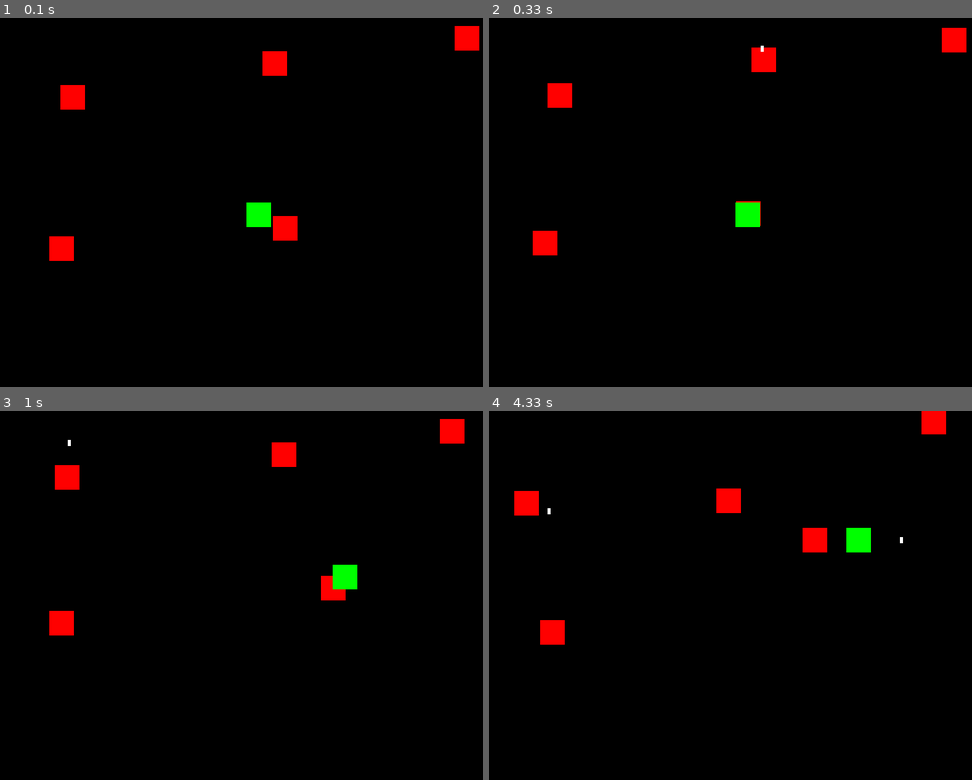
Above: before the commit, frames 1-4 (two rows, left to right).
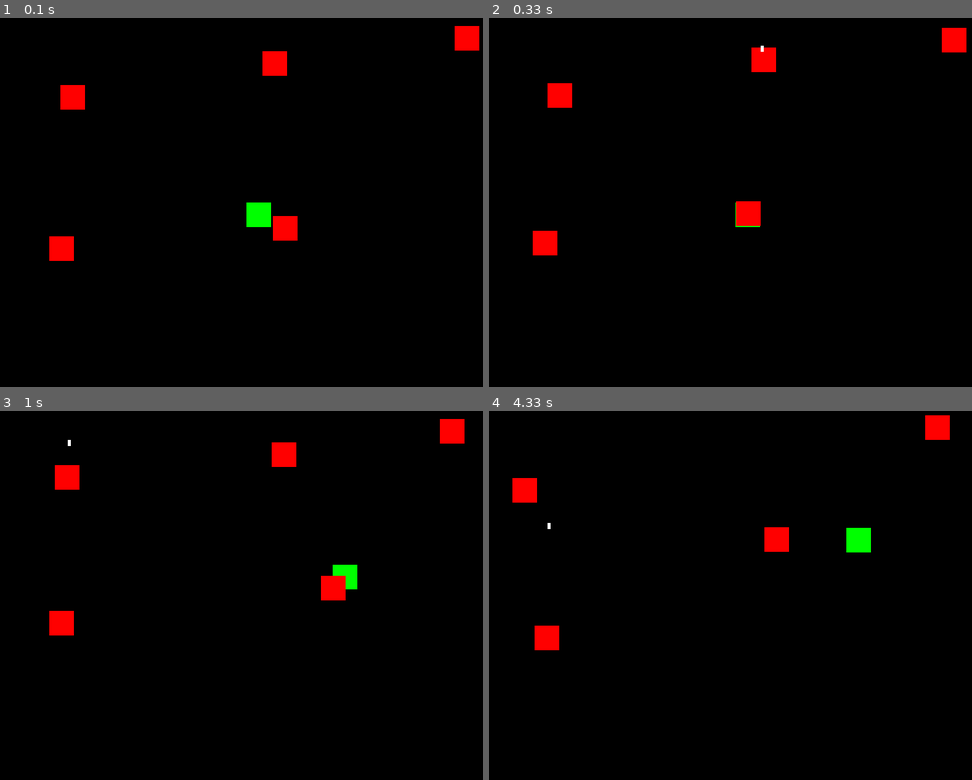
Above: after the commit, the same moments.

Repository: aknim/pygame-tank-battle
Game: pygame game, started from tank_battle.py
Same seed, same stepped clock (60 frames per second), same inputs: the game is played once before the commit and once after it.
Inputs:
- Up to frame 1 (0.1 s): no input
- Up to frame 2 (0.33 s): no input
- Up to frame 3 (1 s): hold Right 0.33-0.8 s; hold Up from 0.83 s (still down)
- Up to frame 4 (4.33 s): release Up at 1.13 s; hold Right 1.17-1.63 s; hold Left 1.67-2.2 s; hold Down 2.23-2.53 s; tap Space at 2.57, 2.97, 3.27, 3.4, 3.8, 4.1 s; hold Left 2.9-3.3 s; hold Up 3.33-3.7 s; hold Right from 3.73 s (still down)

Frame 1 is identical in both runs. In frame 2, 0.3% of the frame differs, in the area x 51-57%, y 50-57%; in frame 3, 0.1%; in frame 4, 1.9%, in the area x 4-96%, y 0-65%.

Commit message:
Day 1.5 20x #2 Removed shooting bug

Diff:
--- a/tank_battle.py
+++ b/tank_battle.py
@@ -34,6 +34,7 @@
         self.bullets = []
         self.last_shot_time = 0
         self.shoot_delay = 500
+        self.health = 3
 
     def move(self, keys):
         if keys[pygame.K_UP] and self.y > 0:
@@ -61,6 +62,16 @@
         for bullet in self.bullets:
             bullet.move()
             bullet.draw()
+
+
+    def check_enemy_bullet_collisions(self, enemy_tanks):
+        for enemy in enemy_tanks[:]:
+            for bullet in enemy.bullets[:]:
+                if bullet.collide_with_tank(self):
+                    self.health -= 1
+                    enemy.bullets.remove(bullet)
+                    if self.health <= 0:
+                        print("Player Tank Destroyed")
 
     def check_bullet_out_of_bounds(self):
         self.bullets = [bullet for bullet in self.bullets if
@@ -75,6 +86,7 @@
         self.height = TANK_HEIGHT
         self.color = ENEMY_COLOR
         self.speed = 3 # slower than the player
+        self.health = 1
         self.direction = 'down'
         self.bullets = []
 
@@ -132,6 +144,15 @@
             bullet.move()
             bullet.draw()
 
+    def check_player_bullet_collisions(self, player_tank, enemy_tanks):
+        for bullet in player_tank.bullets[:]:
+            if bullet.collide_with_tank(self):
+                self.health -= 1
+                player_tank.bullets.remove(bullet)
+                if self.health <= 0:
+                    enemy_tanks.remove(self)
+                    pass
+
     def check_bullet_out_of_bounds(self):
         self.bullets = [bullet for bullet in self.bullets if
                         0 <= bullet.x <= SCREEN_WIDTH
@@ -160,6 +181,12 @@
     def draw(self):
         pygame.draw.rect(screen, self.color, (self.x, self.y, self.width, self.height))
 
+    def collide_with_tank(self, tank):
+        tank_rect = pygame.Rect(tank.x, tank.y, tank.width, tank.height)
+        bullet_rect = pygame.Rect(self.x, self.y, self.width, self.height)
+        return tank_rect.colliderect(bullet_rect)
+
+
 # Main game loop
 def main():
     clock = pygame.time.Clock()
@@ -182,8 +209,13 @@
         keys = pygame.key.get_pressed()
         player_tank.move(keys)
 
+        # Draw player tank
+        player_tank.draw()
+
         if keys[pygame.K_SPACE]:
             player_tank.shoot()
+
+        player_tank.check_enemy_bullet_collisions(enemy_tanks)
 
         # Move and draw each enemy tank
         for enemy in enemy_tanks:
@@ -192,9 +224,10 @@
             enemy.move_locally(player_tank.x, player_tank.y, enemy_tanks)
             enemy.shoot()
             enemy.draw()
-
-        # Draw player tank
-        player_tank.draw()
+            enemy.check_player_bullet_collisions(player_tank, enemy_tanks)
+
+
+
 
         # Remove bullets that are out of bounds
         player_tank.check_bullet_out_of_bounds()
